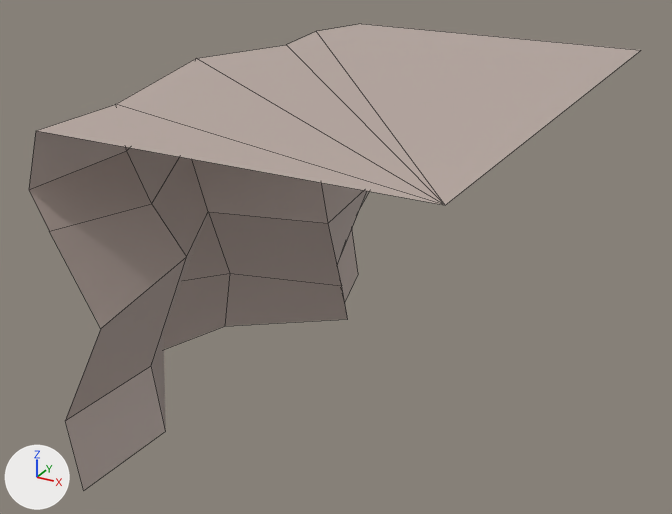
What one commit did to the FBX model Assets/Models/ArenaWall_Straight_2m_B.fbx.
Camera for both pictures: a 50 mm lens placed at (0.0396, -0.0367, 0.0397), pointed at (0.0086, 0.0196, 0.0115). Every picture has the same lights, and +X, +Y and +Z are marked at lower left. Mesh edges are drawn as thin lines. Where no turn or scale is listed for an object, it has been applied to the vertices.

The first picture shows 'ArenaWall_Straight_2m_B'.
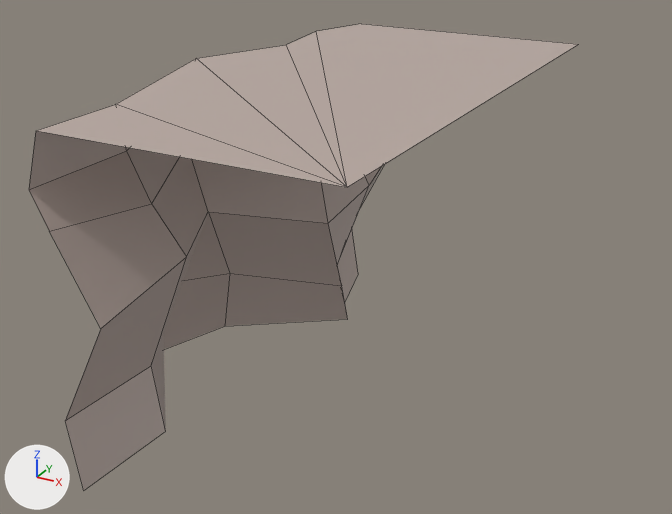
What differs and where, as boxes [x1, y1, x2, y2] in the pictures (672 x 514 px; the box of a moved part takes in the faces that stretch with it):
'ArenaWall_Straight_2m_B', reshaped (10% narrower)
    before: [29, 24, 641, 490]
    after: [29, 24, 578, 490]
part 1 of me_mesh, moved or reshaped
    before: [36, 24, 641, 205]
    after: [36, 24, 578, 187]

Patch to the scene script:
```diff
--- a/Assets/Models/ArenaWall_Straight_2m_B.fbx.py
+++ b/Assets/Models/ArenaWall_Straight_2m_B.fbx.py
@@ me_mesh @@
 me_mesh.from_pydata(...)  # 40 vertices, 32 faces; spans x -0.0083..0.025, y 0.0..0.04, z 0.0..0.025
 # used by ob_arenawall_straight_2m_b; location = (0.0, 0.0, 0.0)
-me_mesh.vertices[2].co = (0.025, 0.0, 0.025)  # pixel (445, 205)
-me_mesh.vertices[4].co = (0.025, 0.04, 0.025)  # pixel (641, 50)
+# me_mesh part 1
+me_mesh.vertices[2].co = (0.02, 0.0, 0.025)  # pixel (347, 187)
+me_mesh.vertices[4].co = (0.02, 0.04, 0.025)  # pixel (578, 44)
 me_mesh.materials.append(mat_walls)
```
